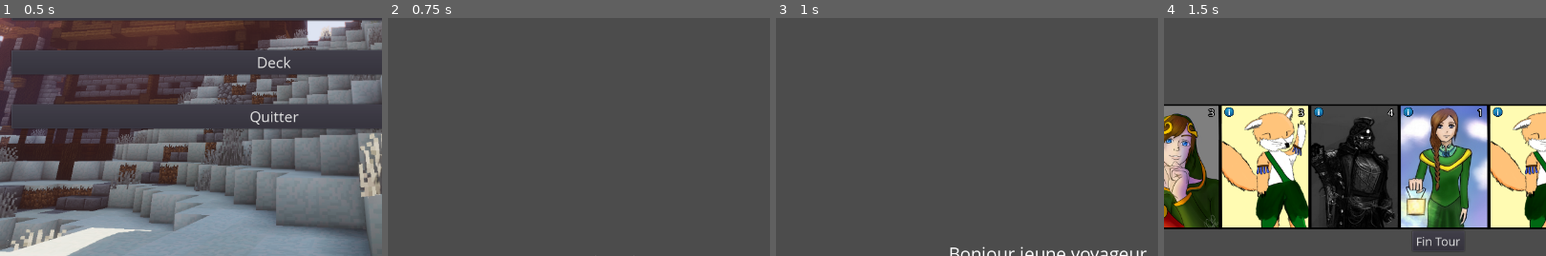
Above: before the commit, frames 1-4 (left to right).
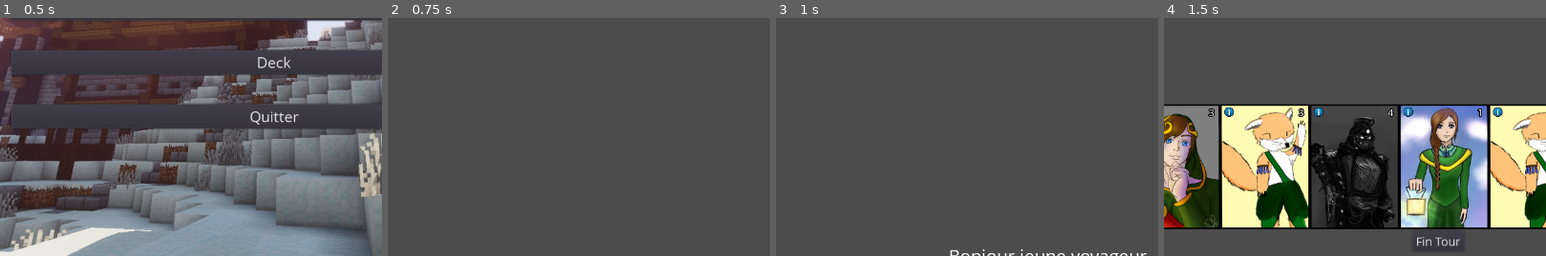
Above: after the commit, the same moments.

Repository: AlexisHuvier/HerobrineCardGame
Game: Godot game, scene res://Scenes/Main.tscn
Two runs of this game, one before a commit and one after it. Both use one fixed random seed, a clock stepped at 60 frames per second and the inputs below.
Inputs (mouse positions are % of the whole screen's width and height, from its top left):
- Up to frame 1 (0.5 s): no input
- Up to frame 2 (0.75 s): click "Jouer" at 0.5 s
- Up to frame 3 (1 s): no input
- Up to frame 4 (1.5 s): tap Enter (ui_accept) at 1.25 s; move the mouse to (72, 45) at 1.27 s; click (72, 45) at 1.42 s
The pictures show only the part of the screen within x 14-64%, y 50-100%; the shares and areas given below are measured in that part.

Frame 1 is identical in both runs. In frame 3, 0.6% of the frame differs, in the area x 45-97%, y 96-100%; in frame 4, nothing differs.

Commit message:
Change method of scrolling in Story

Diff:
--- a/Scripts/Story.gd
+++ b/Scripts/Story.gd
@@ -1,19 +1,11 @@
 extends Node2D
-
-
-# Declare member variables here. Examples:
-# var a = 2
-# var b = "text"
-var time = 0
 
 onready var text = get_node("Text")
 
-func _process(_delta):
-	if text.rect_position.y > -text.rect_size.y+800:
-		time += 1
-		if time >= 1:
-			time = 0
-			text.rect_position.y -= 1
+func _process(delta):
+	if text.rect_position.y > -text.rect_size.y+780:
+		text.rect_position.y -= 50 * delta
+
 
 	if Input.is_action_just_pressed("ui_accept"):
 		if get_tree().change_scene("res://Scenes/Game.tscn") != OK:
